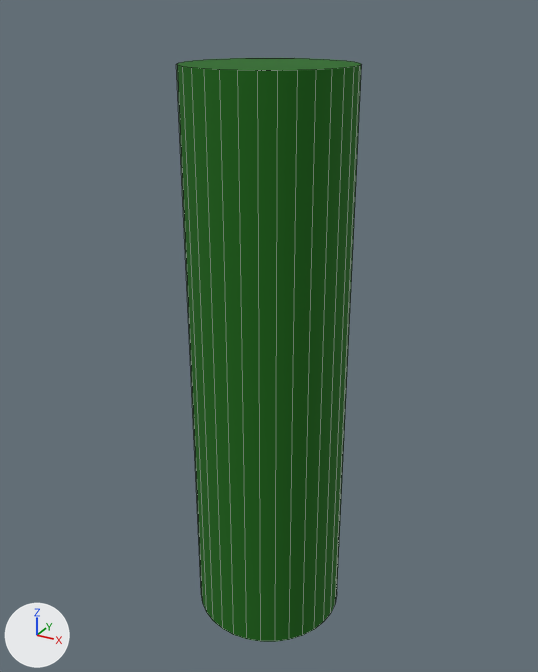
An edit to the Blender file assets/models/alchemy.blend, drawn before and after from the same camera.
Camera for both pictures: a 50 mm camera at (0.624, -1.134, 1.182) aimed at (-0.007, 0.013, 0.608). Arrows for +X, +Y and +Z are at lower left; the lights stay in place. The first picture is the older version. Mesh edges are drawn as thin lines. Objects named as collision shapes, trigger or cutter boxes, shadow casters or lower levels of detail are left out.

The first picture shows 'Enemy'.
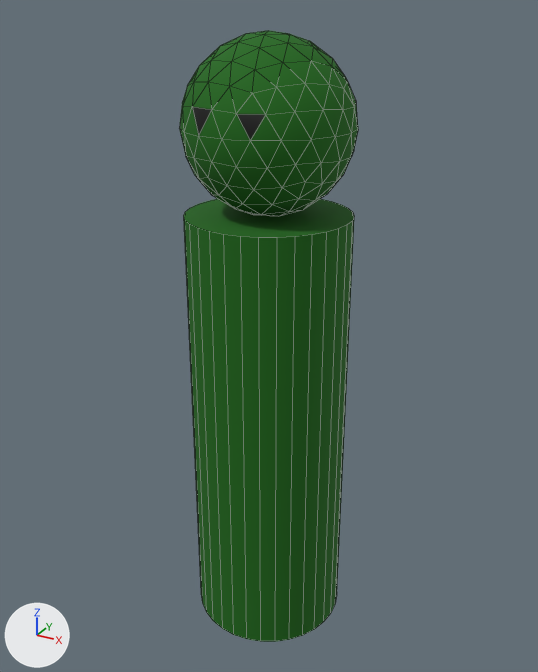
Edits to the bpy script that builds the scene:
```text
Change mat_material_002:
    mat_material_002.roughness: 0.928 -> 0.87
Add mat_material_005:
    mat_material_005 = principled_material('Material.005')
    mat_material_005.base_color = (0.0, 0.0, 0.0)  # black #000000
Change me_cylinder_017:
    used by ob_enemy; location = (0.0, 0.0, 0.0)
    remove me_cylinder_017.from_pydata(...)  # 64 vertices, 34 faces; spans x -0.15..0.15, y -0.15..0.15, z 0.0..1.1
    add me_cylinder_017.from_pydata(...)  # 64 vertices, 34 faces; spans x -0.15..0.15, y -0.15..0.15, z 0.0..0.85
    me_cylinder_017 part 1: the whole mesh is scaled about the mesh origin by (1, 1, 0.773)
Add me_icosphere_001:
    me_icosphere_001.from_pydata(...)  # 162 vertices, 320 faces; spans x -0.15..0.15, y -0.15..0.15, z -0.15..0.15
    me_icosphere_001.polygons.foreach_set('use_smooth', [True] * 320)
    # faces by material slot: [318, 2]
    me_icosphere_001.materials.append(mat_material_002)  # dark green #126708
    me_icosphere_001.materials.append(mat_material_005)  # black #000000
Add ob_icosphere:
    ob_icosphere = bpy.data.objects.new('Icosphere', me_icosphere_001)
    ob_icosphere.parent = ob_enemy
    ob_icosphere.location = (0.0, 0.0, 1.0)
```

Pixel boxes (x1, y1, x2, y2) of what changed, in the pictures (538 x 672 px):
'Enemy', rescaled (9% narrower, 24% shorter)
    before: (176, 58, 362, 642)
    after: (184, 199, 354, 642)
'Icosphere', added
    after: (179, 30, 358, 216)
    faces in mat_material_002 (dark green #126708): (179, 30, 358, 216)
    faces in mat_material_005 (black #000000): (192, 107, 265, 140)
